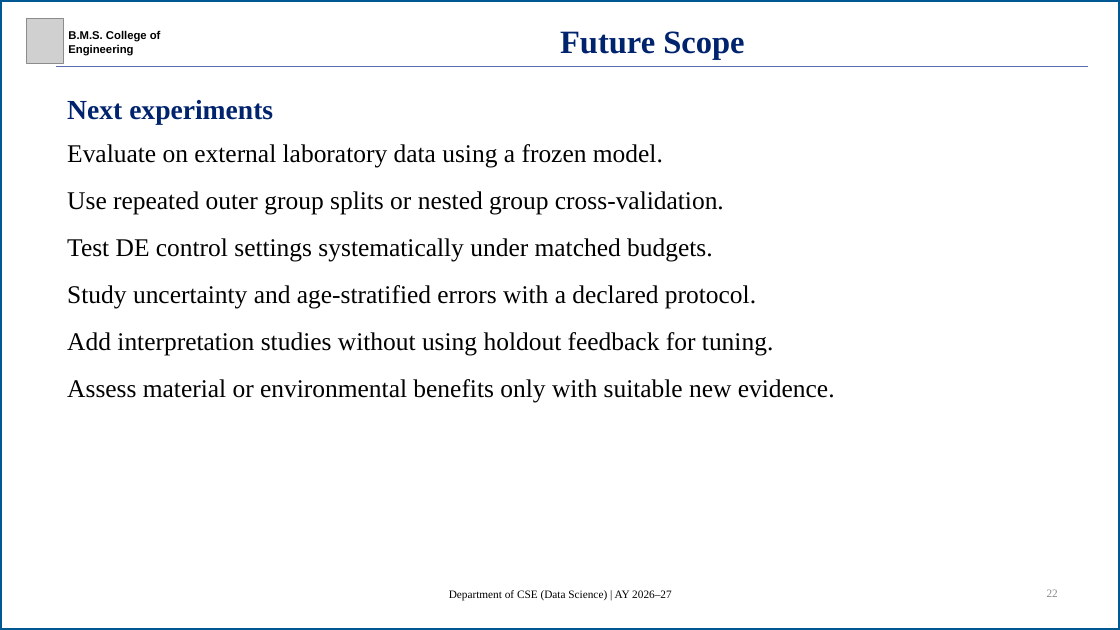
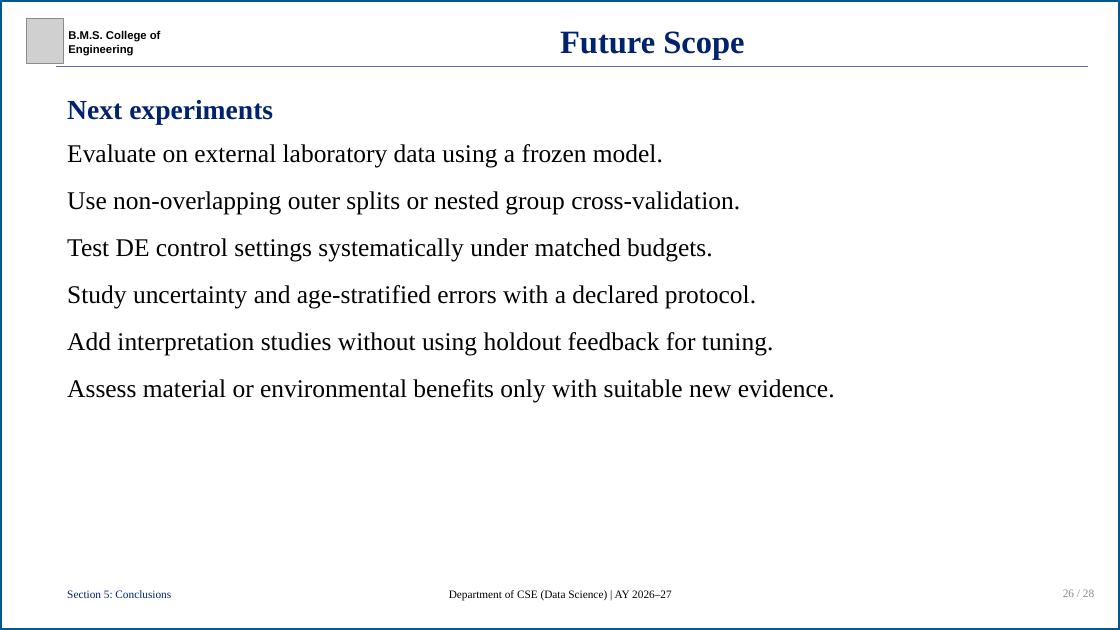
Before and after one commit to R-V-Abhishek/concrete-strength-de-svr, a slide deck: slide 26 of presentation/concrete-strength-de-svr-presentation.pptx (slide 22 before the commit). Drawn at 1120x630 pixels with LibreOffice and Linux fonts; fonts in the diff are those of the drawing; grey boxes stand for pictures. Boxes give left, top, right and bottom in pixels: in the first picture for what was removed or moved away, otherwise in the second. Text is boxed around its words. In the diff, an @@ line names an element or a change of style, - is before the commit and + after.

```diff
--- a/presentation/concrete-strength-de-svr-presentation.pptx
+++ b/presentation/concrete-strength-de-svr-presentation.pptx
@@ text at <box>67,191,740,215</box>: text changed @@
-Use repeated outer group splits or nested group cross-validation.
+Use non-overlapping outer splits or nested group cross-validation.
@@ text added at <box>67,590,171,598</box>, 16 pt, text #00236E @@
+Section 5: Conclusions
@@ text at <box>1063,589,1094,597</box>: text changed @@
-22
+26 / 28
```
Also in this commit, not shown: 23 other slides changed, 4 slides added, 19 other files.
